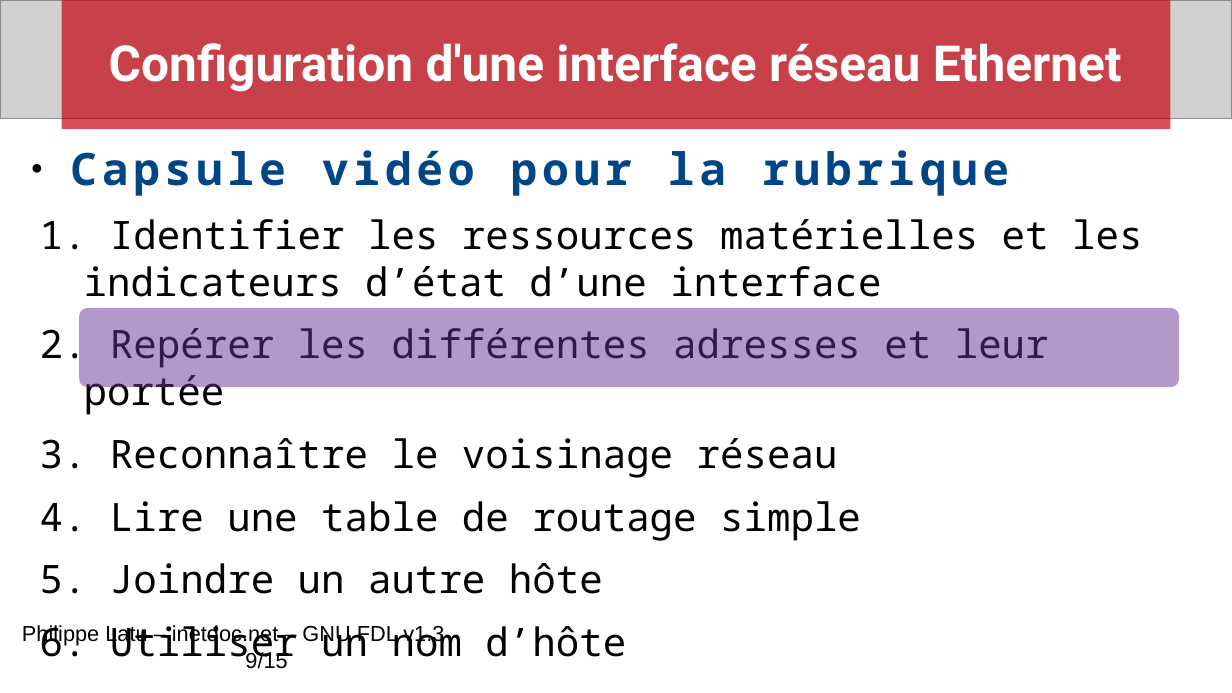
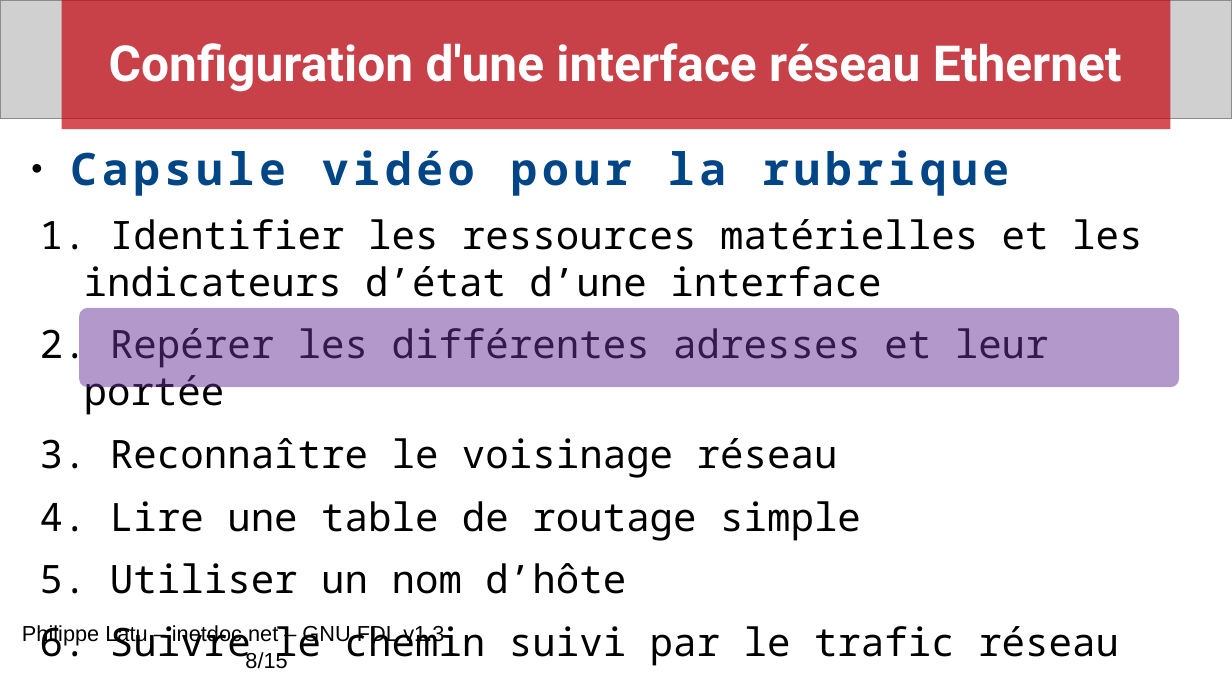
Before and after one commit to platu/inetdoc, a slide deck: slide 8 of travaux_pratiques/config.interface.lan/presentation/conf-intf-lan.odp (slide 9 before the commit). Drawn at 1232x693 pixels with LibreOffice and Linux fonts; fonts in the diff are those of the drawing; grey boxes stand for pictures. Boxes give left, top, right and bottom in pixels: in the first picture for what was removed or moved away, otherwise in the second. Text is boxed around its words. In the diff, an @@ line names an element or a change of style, - is before the commit and + after.

Commit message:
Support TP configuration interface Ethernet
. Versions intermédiaires présentation et script des capsules vidéo

```diff
--- a/travaux_pratiques/config.interface.lan/presentation/conf-intf-lan.odp
+++ b/travaux_pratiques/config.interface.lan/presentation/conf-intf-lan.odp
@@ text at bbox=[110, 563, 603, 594]: paragraph removed @@
-  5. Joindre un autre hôte
@@ text at bbox=[22, 625, 444, 669]: text changed @@
-Philippe Latu – inetdoc.net – GNU FDL v1.3 9/15
+Philippe Latu – inetdoc.net – GNU FDL v1.3 8/15
@@ text at bbox=[110, 625, 1119, 667]: paragraph added @@
+  6. Suivre le chemin suivi par le trafic réseau
```
Also in this commit, not shown: 4 other slides changed, 1 slide added, 1 slide removed, 1 other file.
